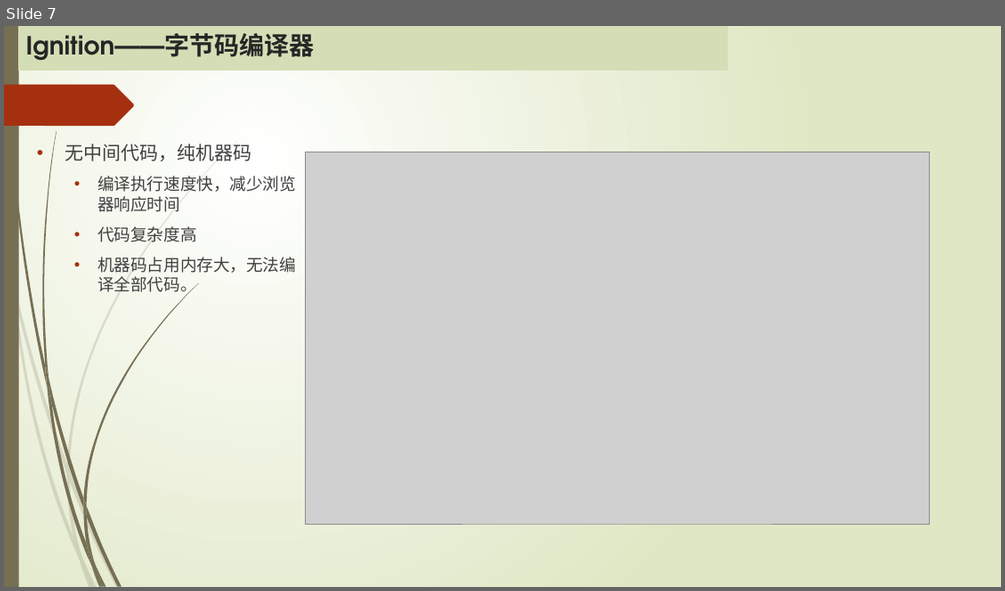
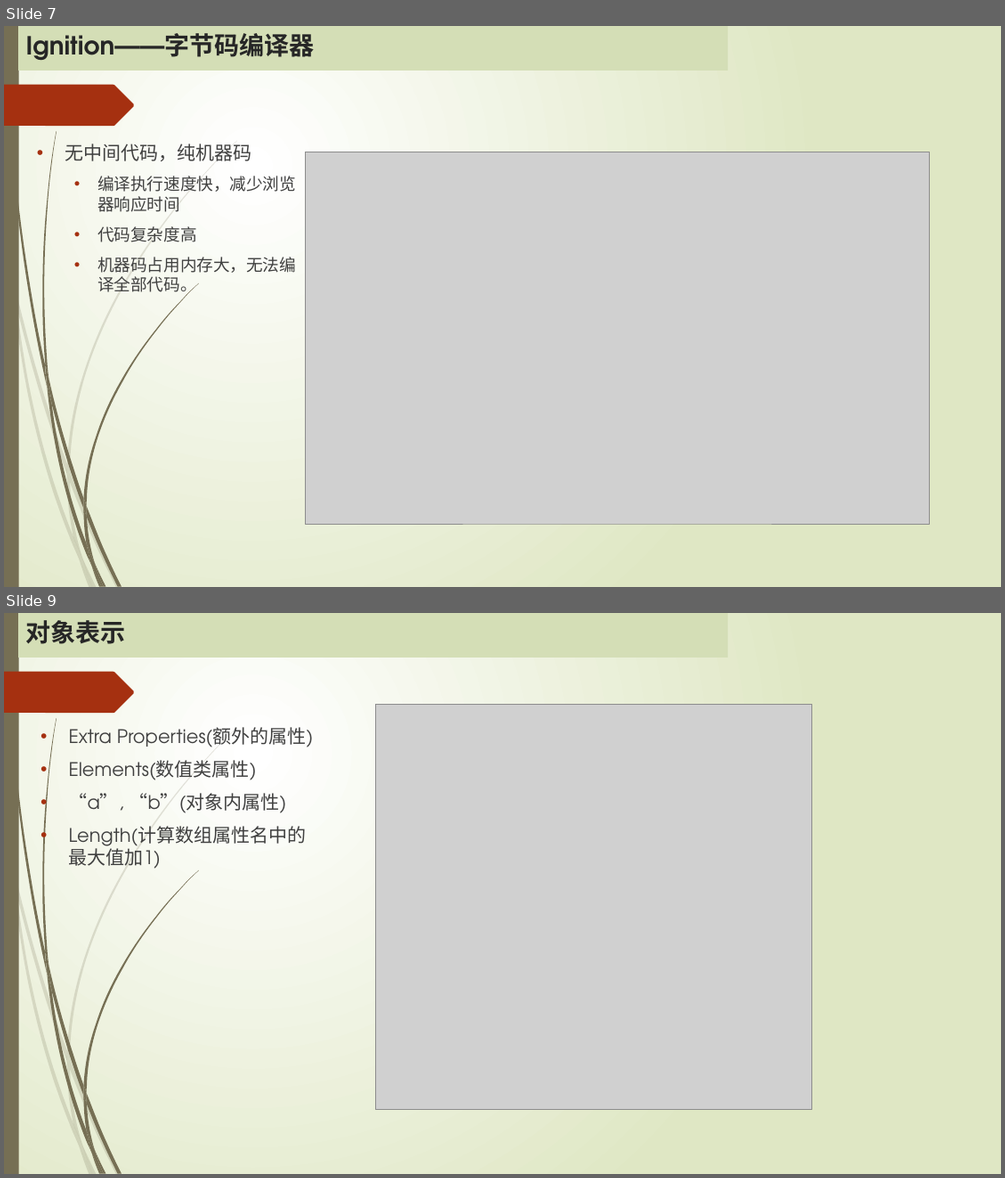
Before and after one commit to MickleWen/Google-V8, a slide deck: Google V8引擎.pptx. Shown one above the other, each under a label of ours: slide 7 before the commit, slides 7 and 9 after it; the slides between them are not shown. The pictures are 1005x591 and 1005x1178 pixels, drawn with LibreOffice and Linux fonts; fonts in the diff are those of the drawing; grey boxes stand for pictures. Boxes give left, top, right and bottom in pixels: in the first picture for what was removed or moved away, otherwise in the second. Text is boxed around its words. In the diff, an @@ line names an element or a change of style, - is before the commit and + after.

```diff
--- a/Google V8引擎.pptx
+++ b/Google V8引擎.pptx
@@ slide 9 added at [4, 613, 1001, 1174], background gradient #FFFFFF to #DFE8C4; not listed: 24 template elements that a slide beside it also shows @@
@@ rectangle added at [18, 613, 728, 657], fill #D4DEB6, 24 pt, text #262626, bold @@
+对象表示
@@ picture added at [376, 705, 811, 1110] @@
@@ text added at [69, 727, 313, 868], 18 pt, text #404040 @@
+• Extra Properties(额外的属性)
+• Elements(数值类属性)
+• “a”, “b”(对象内属性)
+• Length(计算数组属性名中的最大值加1)
```
Also in this commit, not shown: 1 slide changed, 5 other slides added.
